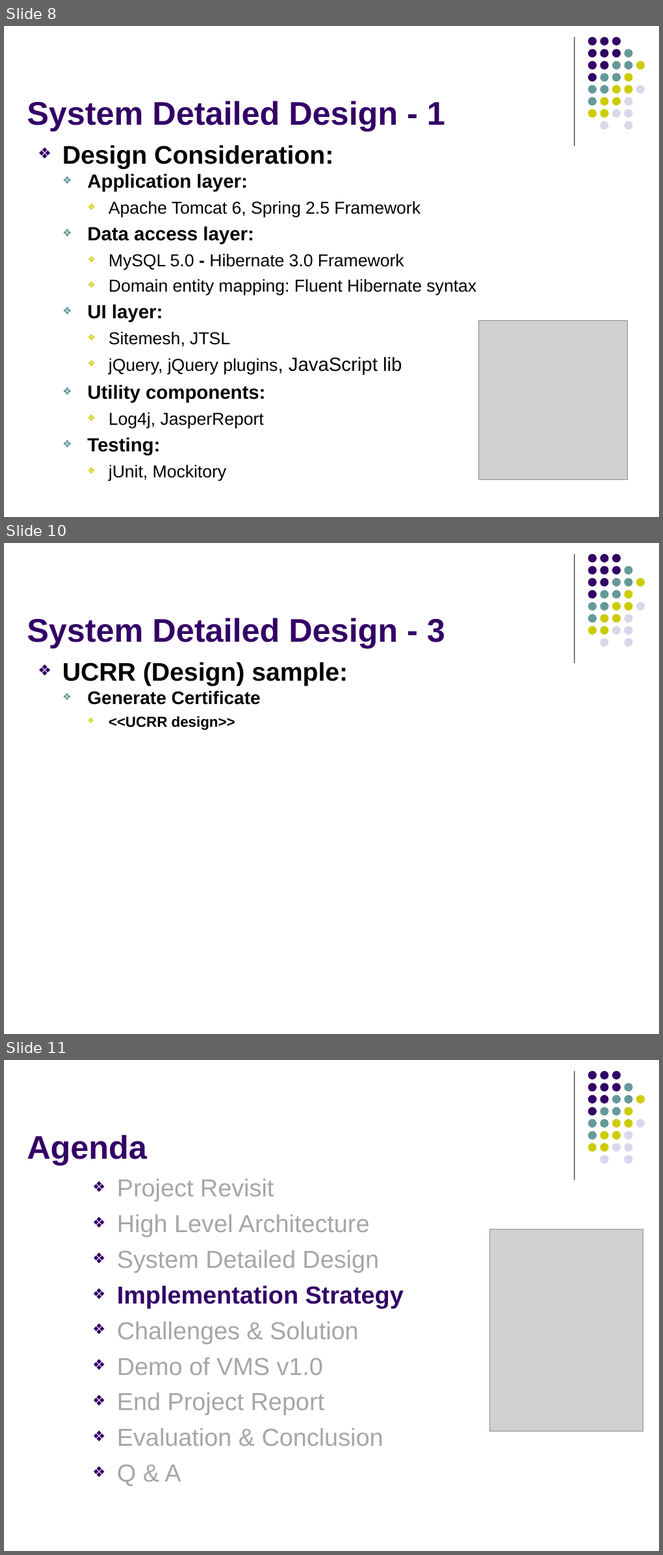
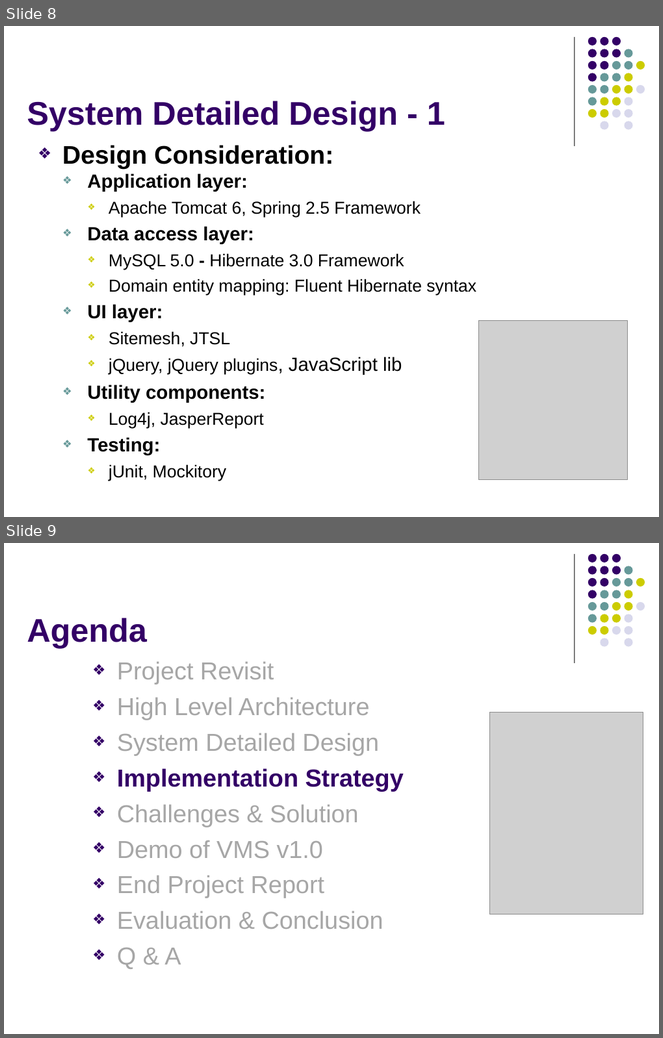
Before and after one commit to imireasa/mtech-se18-t08s, a slide deck: docs/W-9 Working Document/W-9.3 Presentation Slides/Phase 3/vms_presentation_3_v0.1.pptx. Shown one above the other, each under a label of ours: slides 8, 10 and 11 before the commit, slides 8 and 9 after it; the slides between them are not shown. The pictures are 663x1555 and 663x1038 pixels, drawn with LibreOffice and Linux fonts; fonts in the diff are those of the drawing; grey boxes stand for pictures. Boxes give left, top, right and bottom in pixels: in the first picture for what was removed or moved away, otherwise in the second. Text is boxed around its words. In the diff, an @@ line names an element or a change of style, - is before the commit and + after.

```diff
--- a/docs/W-9 Working Document/W-9.3 Presentation Slides/Phase 3/vms_presentation_3_v0.1.pptx
+++ b/docs/W-9 Working Document/W-9.3 Presentation Slides/Phase 3/vms_presentation_3_v0.1.pptx
@@ slide 10 removed at box(4, 543, 659, 1034), background #FFFFFF; not listed: 32 template elements that a slide beside it also shows @@
@@ title removed at box(27, 618, 445, 648) @@
-System Detailed Design - 3
@@ text removed at box(62, 662, 348, 730) @@
-❖ UCRR (Design) sample:
-  ❖ Generate Certificate
-    ❖ <<UCRR design>>
@@ what was slide 11 is now slide 9 @@
```
Also in this commit, not shown: 5 slides changed, 3 slides added, 2 other slides removed.
